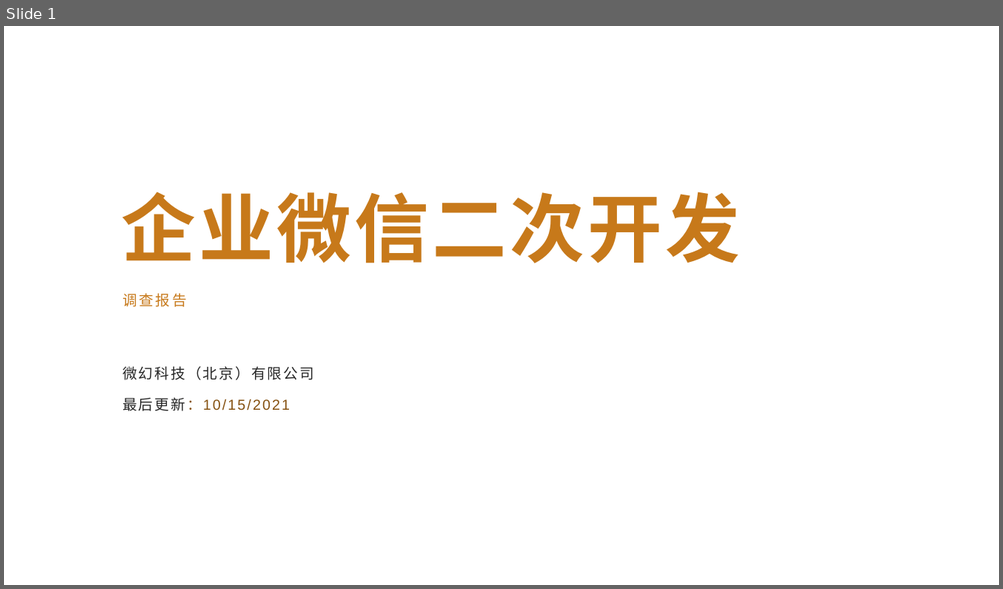
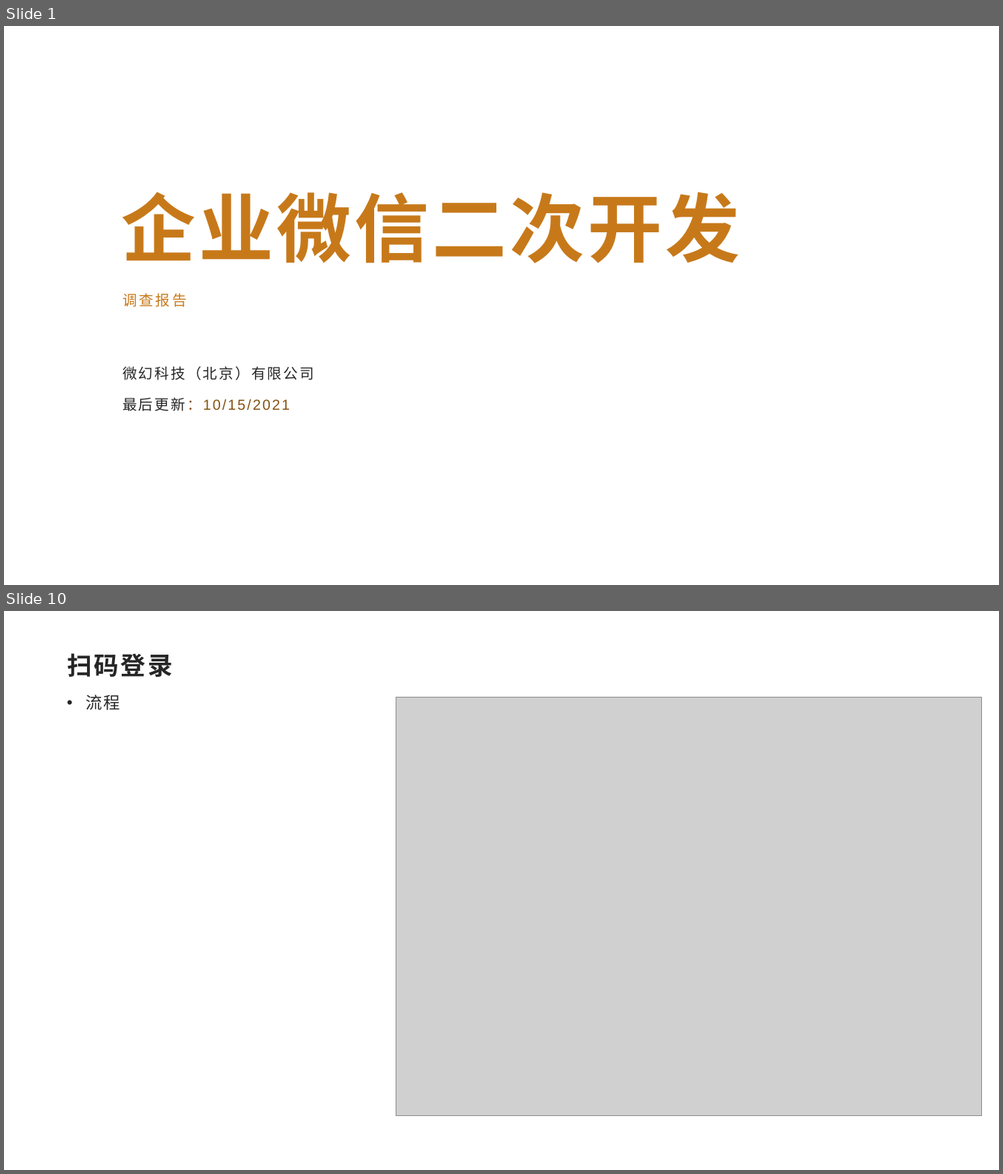
Before and after one commit to Sparks-Lu/TechNotes, a slide deck: Web/WeixinWork-Notes.pptx. Shown one above the other, each under a label of ours: slide 1 before the commit, slides 1 and 10 after it; the slides between them are not shown. The pictures are 1003x589 and 1003x1174 pixels, drawn with LibreOffice and Linux fonts; fonts in the diff are those of the drawing; grey boxes stand for pictures; background and template pictures are left out. Boxes give left, top, right and bottom in pixels: in the first picture for what was removed or moved away, otherwise in the second. Text is boxed around its words. In the diff, an @@ line names an element or a change of style, - is before the commit and + after.

```diff
--- a/Web/WeixinWork-Notes.pptx
+++ b/Web/WeixinWork-Notes.pptx
@@ slide 10 added at bbox=[4, 611, 999, 1170], background picture (left out) @@
@@ title added at bbox=[67, 653, 173, 677], 24 pt, text #262626, bold @@
+扫码登录
@@ text added at bbox=[85, 695, 120, 710], 16 pt, text #262626 @@
+• 流程
@@ picture added at bbox=[395, 697, 982, 1116] @@
```
Also in this commit, not shown: 2 slides changed, 6 other slides added, 14 other files.
